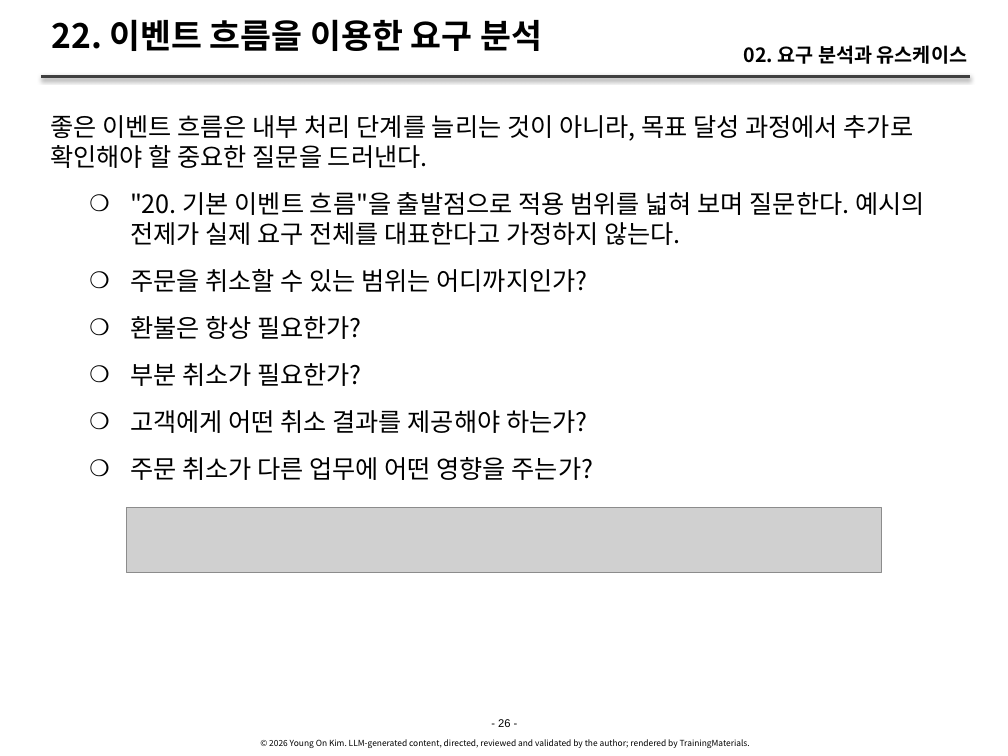
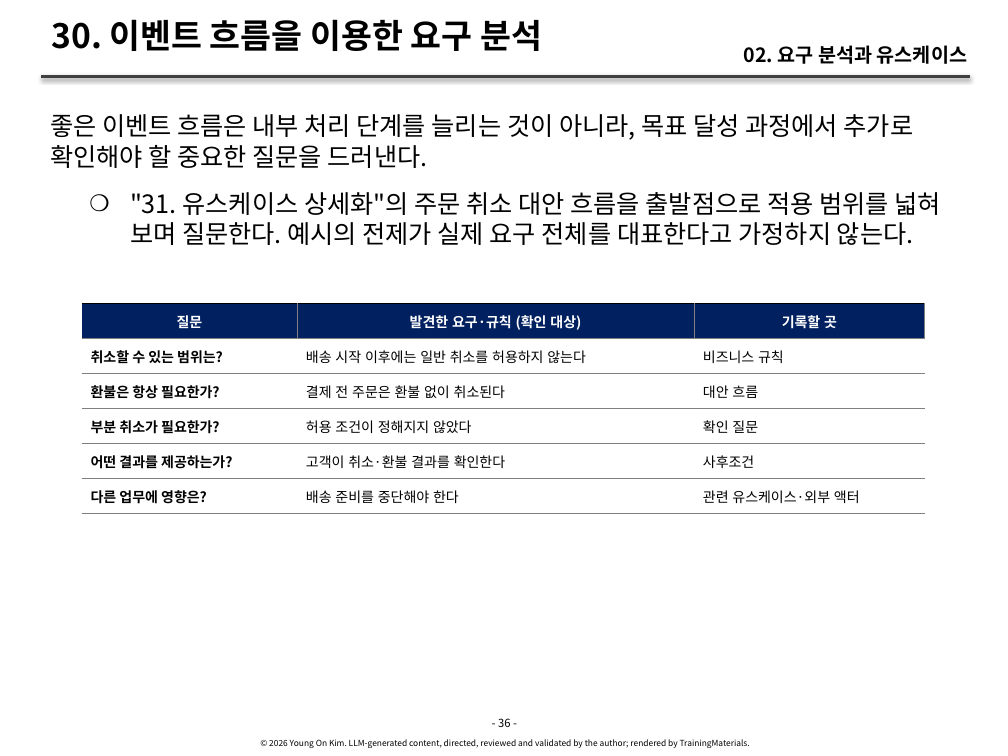
Before and after one commit to YoungSan77/TrainingMaterials, a slide deck: slide 36 of courses/ooad/sessions/s02.pptx (slide 26 before the commit). Drawn at 1008x756 pixels with LibreOffice and Linux fonts; fonts in the diff are those of the drawing; grey boxes stand for pictures. Boxes give left, top, right and bottom in pixels: in the first picture for what was removed or moved away, otherwise in the second. Text is boxed around its words. In the diff, an @@ line names an element or a change of style, - is before the commit and + after.

```diff
--- a/courses/ooad/sessions/s02.pptx
+++ b/courses/ooad/sessions/s02.pptx
@@ title at (51, 19, 542, 51): text changed @@
-22. 이벤트 흐름을 이용한 요구 분석
+30. 이벤트 흐름을 이용한 요구 분석
@@ text at (130, 192, 940, 245): text changed @@
-    ❍ "20. 기본 이벤트 흐름"을 출발점으로 적용 범위를 넓혀 보며 질문한다. 예시의 전제가 실제 요구 전체를 대표한다고 가정하지 않는다.
-    ❍ 주문을 취소할 수 있는 범위는 어디까지인가?
-    ❍ 환불은 항상 필요한가?
-    ❍ 부분 취소가 필요한가?
-    ❍ 고객에게 어떤 취소 결과를 제공해야 하는가?
-    ❍ 주문 취소가 다른 업무에 어떤 영향을 주는가?
+    ❍ "31. 유스케이스 상세화"의 주문 취소 대안 흐름을 출발점으로 적용 범위를 넓혀 보며 질문한다. 예시의 전제가 실제 요구 전체를 대표한다고 가정하지 않는다.
@@ table added at (82, 303, 925, 731), 6 rows, 3 columns @@
+질문 | 발견한 요구·규칙 (확인 대상) | 기록할 곳
+취소할 수 있는 범위는? | 배송 시작 이후에는 일반 취소를 허용하지 않는다 | 비즈니스 규칙
+환불은 항상 필요한가? | 결제 전 주문은 환불 없이 취소된다 | 대안 흐름
+부분 취소가 필요한가? | 허용 조건이 정해지지 않았다 | 확인 질문
+어떤 결과를 제공하는가? | 고객이 취소·환불 결과를 확인한다 | 사후조건
+다른 업무에 영향은? | 배송 준비를 중단해야 한다 | 관련 유스케이스·외부 액터
@@ picture removed at (127, 507, 882, 573) @@
@@ text at (498, 718, 510, 727): text changed; font Arial to Noto Sans CJK KR @@
-- 26 -
+- 36 -
```
Also in this commit, not shown: 48 other slides changed, 18 slides added, 10 other files.
